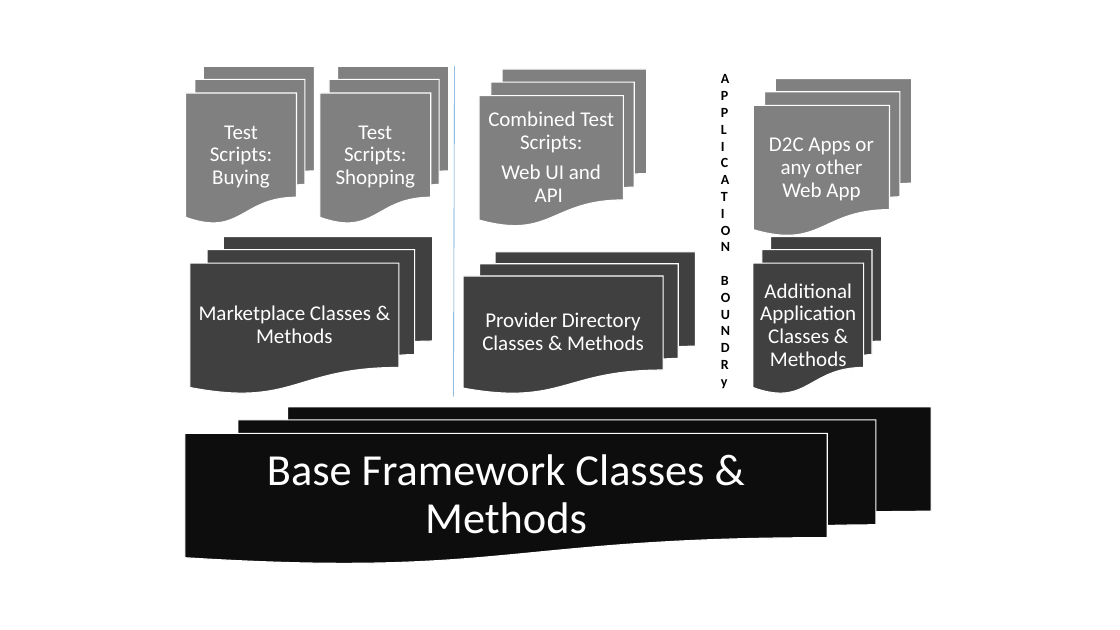
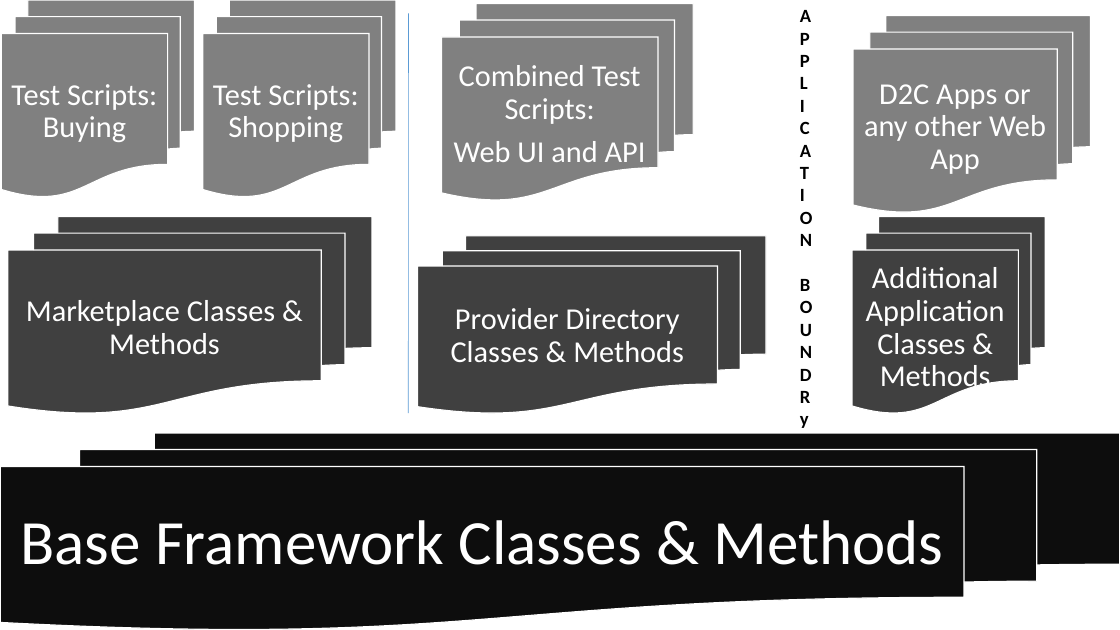
Before and after one commit to raghav9329/mainProf, a slide deck: slide 2 of CurrentWork_Delta/Shounak Test Framework.pptx. Drawn at 1120x630 pixels with LibreOffice and Linux fonts; fonts in the diff are those of the drawing. Boxes give left, top, right and bottom in pixels: in the first picture for what was removed or moved away, otherwise in the second. Text is boxed around its words. In the diff, an @@ line names an element or a change of style, - is before the commit and + after.

```diff
--- a/CurrentWork_Delta/Shounak Test Framework.pptx
+++ b/CurrentWork_Delta/Shounak Test Framework.pptx
@@ flow chart multidocument added at box(2, 0, 195, 197), fill #808080, outline #FFFFFF 1 pt @@
@@ flow chart multidocument: place and size @@
-flow chart multidocument at box(186, 66, 314, 223)
+flow chart multidocument at box(202, 0, 396, 197)
@@ line moved from (455, 66) - (454, 397) to (408, 13) - (408, 413) @@
@@ flow chart multidocument: place and size @@
-flow chart multidocument at box(479, 69, 647, 226)
+flow chart multidocument at box(442, 3, 694, 200)
@@ text "A": place and size @@
-text "A" at box(721, 74, 730, 389)
+text "A" at box(800, 10, 813, 428)
@@ text "A" at box(800, 10, 813, 428): size 12 to 16 pt @@
@@ flow chart multidocument: place and size @@
-flow chart multidocument at box(754, 79, 912, 236)
+flow chart multidocument at box(854, 16, 1091, 213)
@@ size 18 to 26 pt; more space between paragraphs in 7 elements at box(451, 308, 684, 362), box(454, 65, 646, 170), box(866, 267, 1005, 394), box(26, 300, 275, 354), box(213, 84, 358, 142), box(864, 84, 1046, 174), box(11, 84, 157, 142) @@
@@ text "Test Scripts: Buying": place and size @@
-text "Test Scripts: Buying" at box(210, 125, 272, 188)
+text "Test Scripts: Buying" at box(11, 84, 157, 142)
@@ text "Test Scripts: Shopping": place and size @@
-text "Test Scripts: Shopping" at box(336, 125, 415, 188)
+text "Test Scripts: Shopping" at box(213, 84, 358, 142)
@@ text "Combined Test Scripts:": place and size @@
-text "Combined Test Scripts:" at box(488, 111, 614, 202)
+text "Combined Test Scripts:" at box(454, 65, 646, 170)
@@ text "D2C Apps or any other ...": place and size @@
-text "D2C Apps or any other ..." at box(769, 137, 873, 201)
+text "D2C Apps or any other ..." at box(864, 84, 1046, 174)
@@ flow chart multidocument removed at box(320, 66, 449, 223) @@
@@ flow chart multidocument: place and size @@
-flow chart multidocument at box(190, 237, 433, 394)
+flow chart multidocument at box(8, 217, 372, 413)
@@ flow chart multidocument: place and size @@
-flow chart multidocument at box(463, 252, 696, 394)
+flow chart multidocument at box(418, 236, 766, 413)
@@ flow chart multidocument: place and size @@
-flow chart multidocument at box(753, 237, 881, 394)
+flow chart multidocument at box(852, 217, 1045, 413)
@@ text "Marketplace Classes & Methods": place and size @@
-text "Marketplace Classes & Methods" at box(199, 305, 371, 343)
+text "Marketplace Classes & Methods" at box(26, 300, 275, 354)
@@ text "Provider Directory Classes & Methods": place and size @@
-text "Provider Directory Classes & Methods" at box(482, 312, 644, 350)
+text "Provider Directory Classes & Methods" at box(451, 308, 684, 362)
@@ text "Additional Application Classes & Methods": place and size @@
-text "Additional Application Classes & Methods" at box(760, 283, 856, 372)
+text "Additional Application Classes & Methods" at box(866, 267, 1005, 394)
@@ flow chart multidocument: place and size @@
-flow chart multidocument at box(185, 407, 931, 564)
+flow chart multidocument at box(0, 434, 1120, 630)
@@ text "Base Framework Classes & Methods": place and size @@
-text "Base Framework Classes & Methods" at box(267, 454, 704, 534)
+text "Base Framework Classes & Methods" at box(20, 520, 943, 565)
@@ text "Base Framework Classes & Methods" at box(20, 520, 943, 565): size 38 to 54 pt; more space between paragraphs @@
```
Also in this commit, not shown: 9 other files.
